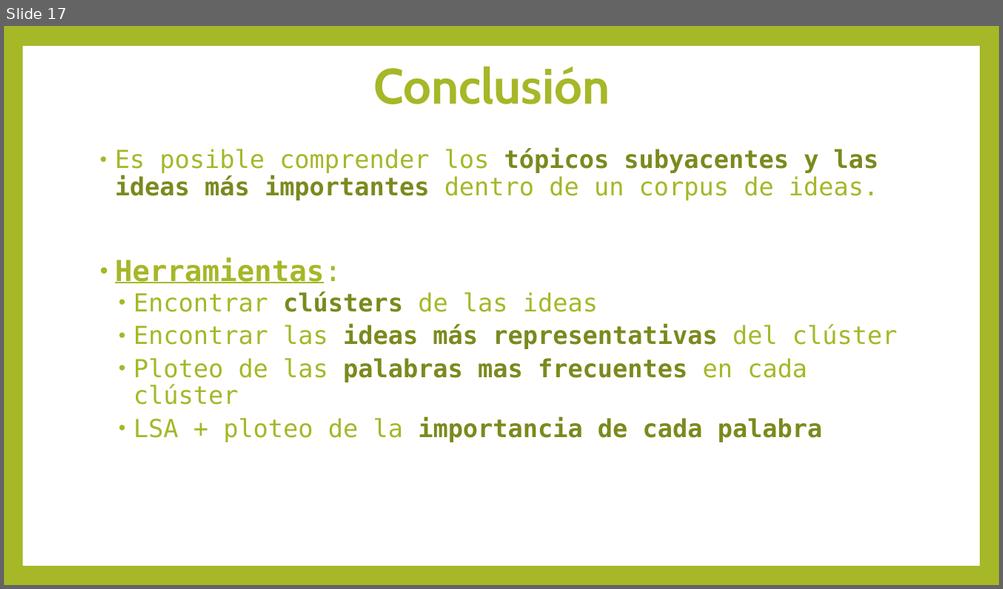
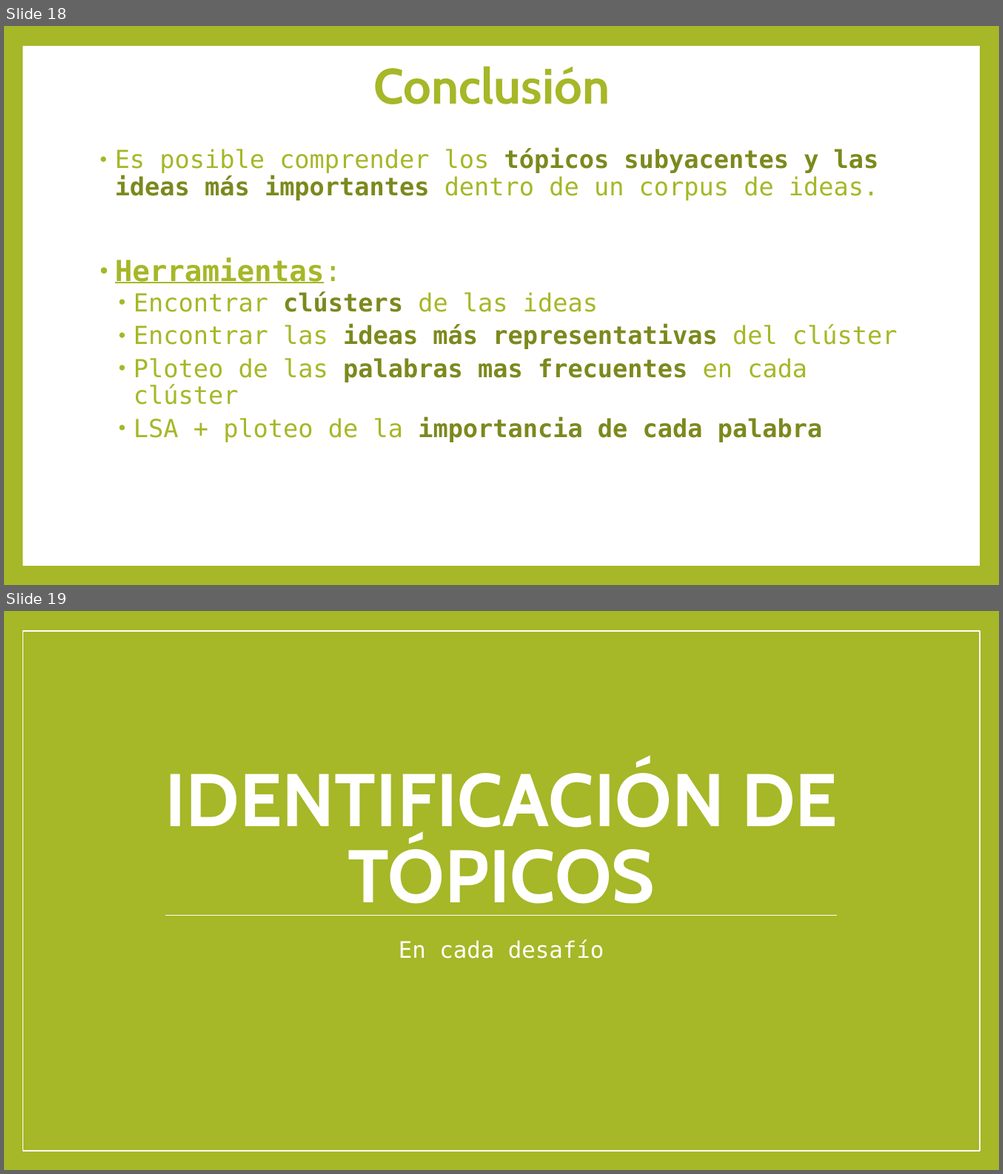
Before and after one commit to felipeaguirre66/PoliticsNLP, a slide deck: Summarization/presentacion_summarization.pptx. Shown one above the other, each under a label of ours: slide 17 before the commit, slides 18 and 19 after it. The pictures are 1003x589 and 1003x1174 pixels, drawn with LibreOffice and Linux fonts; fonts in the diff are those of the drawing. Boxes give left, top, right and bottom in pixels: in the first picture for what was removed or moved away, otherwise in the second. Text is boxed around its words. In the diff, an @@ line names an element or a change of style, - is before the commit and + after.

```diff
--- a/Summarization/presentacion_summarization.pptx
+++ b/Summarization/presentacion_summarization.pptx
@@ slide 19 added at [4, 611, 999, 1170], background #A6B727 @@
@@ rectangle added at [22, 631, 979, 1151], fill #A6B727, outline #FFFFFF 1 pt @@
@@ title added at [165, 763, 837, 916], 72 pt, text #FFFFFF, bold @@
+IDENTIFICACIÓN DE TÓPICOS
@@ line added from (165, 915) to (836, 915), #FFFFFF 0.79 pt @@
@@ subtitle added at [398, 940, 604, 959], 22 pt, text #FFFFFF @@
+En cada desafío
@@ what was slide 17 is now slide 18 @@
```
Also in this commit, not shown: 66 other slides added, 4 other files.
